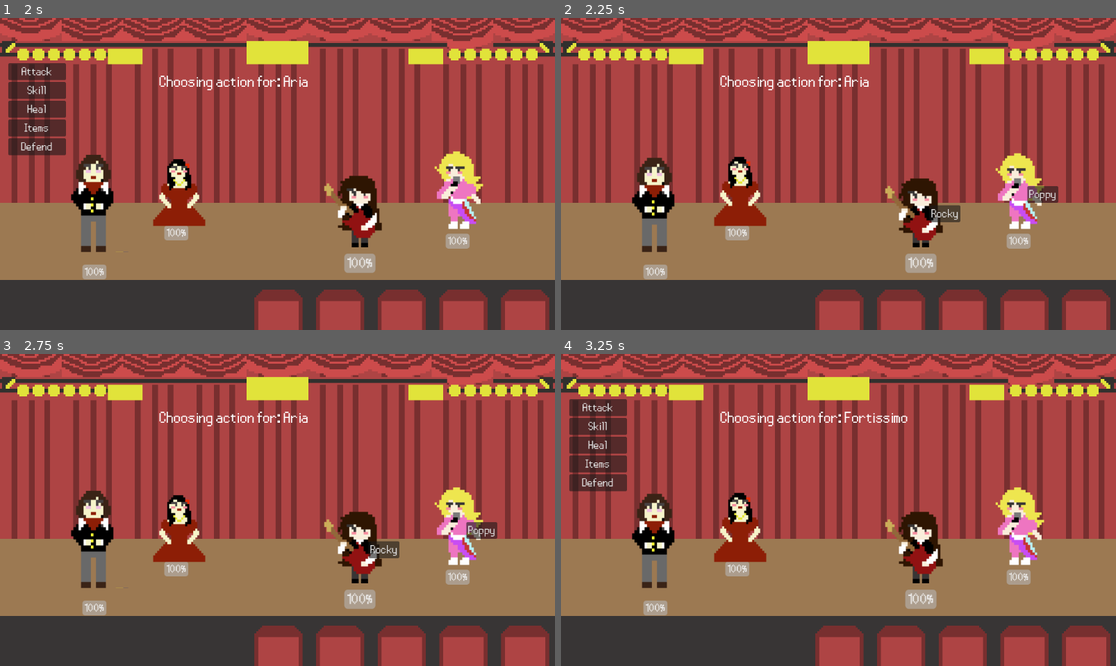
Above: before the commit, frames 1-4 (two rows, left to right).
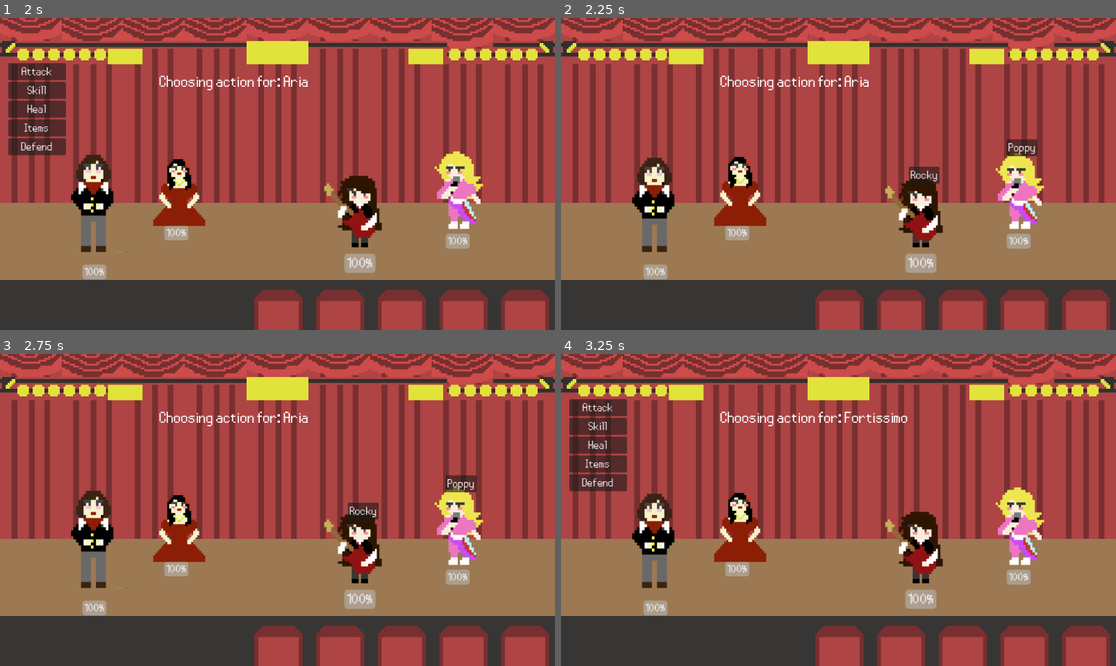
Above: after the commit, the same moments.

Repository: eevicteen/elemental-rpg-prototype
Game: Godot game, scene res://overworld/scene_manager.tscn
Same seed, same stepped clock (60 frames per second), same inputs: the game is played once before the commit and once after it. The engine's default icon, where the game draws it, is replaced by a stand-in: a white triangle on a blue panel in a dark square.
Inputs:
- Up to frame 1 (2 s): tap Enter at 0.5 s; hold Right (right) 0.53-1.28 s; hold S (down) from 1.28 s (still down)
- Up to frame 2 (2.25 s): release S (down) at 2 s; click "Attack" at 2 s
- Up to frame 3 (2.75 s): no input
- Up to frame 4 (3.25 s): click "Rocky" at 2.75 s

Frame 1 is identical in both runs. In frame 2, 1.1% of the frame differs, in the area x 62-90%, y 38-66%; in frame 3, 1.1%; in frame 4, nothing differs.

Commit message:
added base reaction architecture and vaporize implementation

Diff:
--- a/actions/action.gd
+++ b/actions/action.gd
@@ -19,8 +19,12 @@
 var is_magic := false
 var base_damage
 
+var element := 'Physical'
+var element_gauge : int
+
 #Performs the action.
 func execute(source, target):
+	#Animation
 	if source.has_node("AnimatedSprite2D"):
 		var sprite = source.get_node("AnimatedSprite2D")
 		if sprite.sprite_frames.has_animation(action_name):
@@ -32,12 +36,23 @@
 	else:
 		push_warning("No AnimatedSprite2D found on " + source.char_name)
 
+	#Healing/Buffing action
 	if is_heal:
 		await target.heal(heal_amount)
 	elif buff_action != null:
 		await target.buff(buff_action,buff_amount,buff_duration)
+
+	#Damage action
 	else:
+		var initial_damage: int
+		var final_damage: int #
 		if is_magic:
-			await target.take_damage(source.magic + base_damage + source.magic_buffs)
+			initial_damage = source.magic + base_damage + source.magic_buffs
 		else:
-			await target.take_damage(source.strength + base_damage + source.strength_buffs)
+			initial_damage = source.strength + base_damage + source.strength_buffs
+
+		final_damage = initial_damage
+
+		if element != 'Physical':
+			final_damage = await target.apply_element(element, element_gauge, initial_damage, source.magic)
+		await target.take_damage(final_damage)
--- a/actions/high_note.gd
+++ b/actions/high_note.gd
@@ -6,3 +6,5 @@
 	description = "Attack the enemy with 8 base magic damage."
 	base_damage = 8
 	is_magic = true
+	element = 'Hydro'
+	element_gauge = 1
--- a/actions/roaring_melody.gd
+++ b/actions/roaring_melody.gd
@@ -4,3 +4,6 @@
 func _init():
 	action_name = 'Roaring Melody'
 	base_damage = 10
+	element = 'Pyro'
+	element_gauge = 1
+	is_magic = true
--- a/characters/Poppy.tscn
+++ b/characters/Poppy.tscn
@@ -1,9 +1,12 @@
-[gd_scene load_steps=12 format=3 uid="uid://djw12g2j6iwfa"]
+[gd_scene load_steps=16 format=3 uid="uid://djw12g2j6iwfa"]
 
 [ext_resource type="Script" uid="uid://cbql1jrieaoti" path="res://characters/poppy.gd" id="1_c0q6a"]
 [ext_resource type="Texture2D" uid="uid://c8dnamvug121p" path="res://assets/enemy/poppy_animation.png" id="2_xhipl"]
 [ext_resource type="Script" uid="uid://0lch38krxdpp" path="res://characters/hp_bar.gd" id="3_2ship"]
 [ext_resource type="FontFile" uid="uid://cwy0807mf3rd8" path="res://assets/font/pokemon_pixel_font.ttf" id="3_xhipl"]
+[ext_resource type="Texture2D" uid="uid://ccd00fwydhknv" path="res://assets/elements/electro.png" id="5_cs41o"]
+[ext_resource type="Texture2D" uid="uid://dtiyslf2060q3" path="res://assets/elements/hydro.png" id="6_klxpf"]
+[ext_resource type="Texture2D" uid="uid://bthvvrweqttpo" path="res://assets/elements/pyro.png" id="7_nq0uj"]
 
 [sub_resource type="AtlasTexture" id="AtlasTexture_2ship"]
 atlas = ExtResource("2_xhipl")
@@ -65,6 +68,38 @@
 "speed": 6.0
 }]
 
+[sub_resource type="SpriteFrames" id="SpriteFrames_y06xw"]
+animations = [{
+"frames": [{
+"duration": 1.0,
+"texture": ExtResource("5_cs41o")
+}],
+"loop": true,
+"name": &"Electro",
+"speed": 5.0
+}, {
+"frames": [{
+"duration": 1.0,
+"texture": ExtResource("6_klxpf")
+}],
+"loop": true,
+"name": &"Hydro",
+"speed": 5.0
+}, {
+"frames": [{
+"duration": 1.0,
+"texture": ExtResource("7_nq0uj")
+}],
+"loop": true,
+"name": &"Pyro",
+"speed": 5.0
+}, {
+"frames": [],
+"loop": true,
+"name": &"none",
+"speed": 5.0
+}]
+
 [node name="Poppy" type="CharacterBody2D"]
 script = ExtResource("1_c0q6a")
 max_hp = 70
@@ -89,3 +124,12 @@
 
 [node name="TargetMarker" type="Marker2D" parent="."]
 position = Vector2(0, -99)
+
+[node name="AuraSprite" type="AnimatedSprite2D" parent="."]
+sprite_frames = SubResource("SpriteFrames_y06xw")
+animation = &"none"
+autoplay = "none"
+
+[node name="AuraGaugeDisplay" type="Label" parent="."]
+offset_right = 40.0
+offset_bottom = 23.0
--- a/characters/aria.tscn
+++ b/characters/aria.tscn
@@ -1,9 +1,12 @@
-[gd_scene load_steps=12 format=3 uid="uid://br2lmvbcnk0aw"]
+[gd_scene load_steps=16 format=3 uid="uid://br2lmvbcnk0aw"]
 
 [ext_resource type="Script" uid="uid://c3r8buecyf5lh" path="res://characters/aria.gd" id="1_lndsx"]
 [ext_resource type="Script" uid="uid://0lch38krxdpp" path="res://characters/hp_bar.gd" id="2_lndsx"]
 [ext_resource type="FontFile" uid="uid://cwy0807mf3rd8" path="res://assets/font/pokemon_pixel_font.ttf" id="3_ur20g"]
 [ext_resource type="Texture2D" uid="uid://cuvocmya354i5" path="res://assets/player/aria/aria_animation_new.png" id="4_ur20g"]
+[ext_resource type="Texture2D" uid="uid://ccd00fwydhknv" path="res://assets/elements/electro.png" id="5_l57h7"]
+[ext_resource type="Texture2D" uid="uid://dtiyslf2060q3" path="res://assets/elements/hydro.png" id="6_um0fl"]
+[ext_resource type="Texture2D" uid="uid://bthvvrweqttpo" path="res://assets/elements/pyro.png" id="7_ssidb"]
 
 [sub_resource type="AtlasTexture" id="AtlasTexture_l57h7"]
 atlas = ExtResource("4_ur20g")
@@ -65,6 +68,38 @@
 "speed": 2.0
 }]
 
+[sub_resource type="SpriteFrames" id="SpriteFrames_j2e8t"]
+animations = [{
+"frames": [{
+"duration": 1.0,
+"texture": ExtResource("5_l57h7")
+}],
+"loop": true,
+"name": &"Electro",
+"speed": 5.0
+}, {
+"frames": [{
+"duration": 1.0,
+"texture": ExtResource("6_um0fl")
+}],
+"loop": true,
+"name": &"Hydro",
+"speed": 5.0
+}, {
+"frames": [{
+"duration": 1.0,
+"texture": ExtResource("7_ssidb")
+}],
+"loop": true,
+"name": &"Pyro",
+"speed": 5.0
+}, {
+"frames": [],
+"loop": true,
+"name": &"none",
+"speed": 5.0
+}]
+
 [node name="Aria" type="CharacterBody2D"]
 script = ExtResource("1_lndsx")
 
@@ -87,3 +122,12 @@
 
 [node name="TargetMarker" type="Marker2D" parent="."]
 position = Vector2(0, -75)
+
+[node name="AuraSprite" type="AnimatedSprite2D" parent="."]
+sprite_frames = SubResource("SpriteFrames_j2e8t")
+animation = &"none"
+autoplay = "none"
+
+[node name="AuraGaugeDisplay" type="Label" parent="."]
+offset_right = 40.0
+offset_bottom = 23.0
--- a/characters/character.gd
+++ b/characters/character.gd
@@ -21,10 +21,15 @@
 @onready var healthbar: ProgressBar = null
 @onready var skills
 @onready var sprite: AnimatedSprite2D = null
+@onready var aura_sprite = $AuraSprite
+@onready var aura_gauge_display = $AuraGaugeDisplay
 @onready var turn_queue = get_parent()
 var charge_countdown = 0
 var charged_action = null
 var charged_target = null
+
+var aura = "none"
+var aura_gauge := 0
 
 var buff_list = []
 func _ready() -> void:
@@ -36,6 +41,15 @@
 		healthbar.rect_position = Vector2(0, -40)
 		healthbar.max_value = max_hp
 		healthbar.value = hp
+
+	var aura_x_offset = -30
+	var aura_y_offset = -40
+
+	if aura_sprite:
+		aura_sprite.position = Vector2(aura_x_offset, aura_y_offset)
+
+	if aura_gauge_display:
+		aura_gauge_display.rect_position = Vector2(aura_x_offset + 5, aura_y_offset + 15)
 	add_to_group("characters")
 
 # Turn execution
@@ -148,7 +162,6 @@
 		buff_list.erase(expired_buff)
 
 
-
 func handle_speed_buffs():
 	speed_buffs = 0
 	for buff in buff_list:
@@ -160,3 +173,47 @@
 			buff_list.erase(buff)
 			continue
 		buff[2] -= 1
+
+
+func apply_element(element, gauge, damage, source_magic):
+	var reaction_damage = damage
+	if aura == "none":
+		aura = element
+		aura_gauge = gauge
+		update_aura_display(aura, aura_gauge)
+		return reaction_damage
+	var reaction_key = element + ' on ' + aura
+	match reaction_key:
+		'Hydro on Pyro':
+			reaction_damage *= 1.5
+			aura_gauge -= 2*gauge
+			emit_signal("text_emitted", "Strong Vaporize! Damage increased by 50%." )
+			await get_tree().create_timer(1.0).timeout
+		'Pyro on Hydro':
+			reaction_damage *= 1.2
+			aura_gauge -= 0.5*gauge
+			emit_signal("text_emitted", "Reverse Vaporize! Damage increased by 20%." )
+			await get_tree().create_timer(1.0).timeout
+		'Electro on Hydro', 'Hydro on Electro':
+			pass #addd damage over time effect
+		'Pyro on Electro', 'Electro on Pyro':
+			#await trigger_transformative_damage(source.magic)
+			aura_gauge -= gauge
+		_:
+			aura_gauge = clamp(aura_gauge+gauge,0,4)
+	if aura_gauge <= 0:
+		aura_gauge = 0
+		aura = 'none'
+	update_aura_display(aura,aura_gauge)
+	return reaction_damage
+
+func update_aura_display(element,gauge):
+
+	if aura == 'none':
+		aura_sprite.hide()
+		aura_gauge_display.hide()
+	else:
+		aura_sprite.show()
+		aura_gauge_display.show()
+		aura_sprite.play(element)
+		aura_gauge_display.text = str(aura_gauge)
--- a/characters/character.tscn
+++ b/characters/character.tscn
@@ -1,7 +1,42 @@
-[gd_scene load_steps=3 format=3 uid="uid://bkcootcy24dop"]
+[gd_scene load_steps=7 format=3 uid="uid://bkcootcy24dop"]
 
 [ext_resource type="Script" uid="uid://bijubpyjf0y28" path="res://characters/character.gd" id="1_glpr6"]
 [ext_resource type="Script" uid="uid://0lch38krxdpp" path="res://characters/hp_bar.gd" id="2_qqr4u"]
+[ext_resource type="Texture2D" uid="uid://ccd00fwydhknv" path="res://assets/elements/electro.png" id="3_b1u1o"]
+[ext_resource type="Texture2D" uid="uid://dtiyslf2060q3" path="res://assets/elements/hydro.png" id="4_ke030"]
+[ext_resource type="Texture2D" uid="uid://bthvvrweqttpo" path="res://assets/elements/pyro.png" id="5_jfi6v"]
+
+[sub_resource type="SpriteFrames" id="SpriteFrames_f0775"]
+animations = [{
+"frames": [{
+"duration": 1.0,
+"texture": ExtResource("3_b1u1o")
+}],
+"loop": true,
+"name": &"Electro",
+"speed": 5.0
+}, {
+"frames": [{
+"duration": 1.0,
+"texture": ExtResource("4_ke030")
+}],
+"loop": true,
+"name": &"Hydro",
+"speed": 5.0
+}, {
+"frames": [{
+"duration": 1.0,
+"texture": ExtResource("5_jfi6v")
+}],
+"loop": true,
+"name": &"Pyro",
+"speed": 5.0
+}, {
+"frames": [],
+"loop": true,
+"name": &"none",
+"speed": 5.0
+}]
 
 [node name="Character" type="CharacterBody2D"]
 script = ExtResource("1_glpr6")
@@ -12,3 +47,12 @@
 offset_right = 4.0
 offset_bottom = 27.0
 script = ExtResource("2_qqr4u")
+
+[node name="AuraSprite" type="AnimatedSprite2D" parent="."]
+sprite_frames = SubResource("SpriteFrames_f0775")
+animation = &"none"
+autoplay = "none"
+
+[node name="AuraGaugeDisplay" type="Label" parent="."]
+offset_right = 40.0
+offset_bottom = 23.0
--- a/characters/fortissimo.tscn
+++ b/characters/fortissimo.tscn
@@ -1,9 +1,12 @@
-[gd_scene load_steps=14 format=3 uid="uid://c2xsv2ichj2v1"]
+[gd_scene load_steps=18 format=3 uid="uid://c2xsv2ichj2v1"]
 
 [ext_resource type="Script" uid="uid://uld3c680fbar" path="res://characters/fortissimo.gd" id="1_f658i"]
 [ext_resource type="Script" uid="uid://0lch38krxdpp" path="res://characters/hp_bar.gd" id="3_a5evf"]
 [ext_resource type="FontFile" uid="uid://cwy0807mf3rd8" path="res://assets/font/pokemon_pixel_font.ttf" id="3_a5kpm"]
 [ext_resource type="Texture2D" uid="uid://bd1vthmvtipg2" path="res://assets/player/fortissimo/fortissimo_animation.png" id="4_a5kpm"]
+[ext_resource type="Texture2D" uid="uid://ccd00fwydhknv" path="res://assets/elements/electro.png" id="5_3gfv0"]
+[ext_resource type="Texture2D" uid="uid://dtiyslf2060q3" path="res://assets/elements/hydro.png" id="6_fkrnv"]
+[ext_resource type="Texture2D" uid="uid://bthvvrweqttpo" path="res://assets/elements/pyro.png" id="7_b5l04"]
 
 [sub_resource type="AtlasTexture" id="AtlasTexture_2ys6i"]
 atlas = ExtResource("4_a5kpm")
@@ -84,6 +87,38 @@
 "speed": 2.0
 }]
 
+[sub_resource type="SpriteFrames" id="SpriteFrames_2ys6i"]
+animations = [{
+"frames": [{
+"duration": 1.0,
+"texture": ExtResource("5_3gfv0")
+}],
+"loop": true,
+"name": &"Electro",
+"speed": 5.0
+}, {
+"frames": [{
+"duration": 1.0,
+"texture": ExtResource("6_fkrnv")
+}],
+"loop": true,
+"name": &"Hydro",
+"speed": 5.0
+}, {
+"frames": [{
+"duration": 1.0,
+"texture": ExtResource("7_b5l04")
+}],
+"loop": true,
+"name": &"Pyro",
+"speed": 5.0
+}, {
+"frames": [],
+"loop": true,
+"name": &"none",
+"speed": 5.0
+}]
+
 [node name="Fortissimo" type="CharacterBody2D"]
 script = ExtResource("1_f658i")
 
@@ -105,3 +140,12 @@
 
 [node name="TargetMarker" type="Marker2D" parent="."]
 position = Vector2(0, -128)
+
+[node name="AuraSprite" type="AnimatedSprite2D" parent="."]
+sprite_frames = SubResource("SpriteFrames_2ys6i")
+animation = &"none"
+autoplay = "none"
+
+[node name="AuraGaugeDisplay" type="Label" parent="."]
+offset_right = 40.0
+offset_bottom = 23.0
--- a/characters/rocky.tscn
+++ b/characters/rocky.tscn
@@ -1,9 +1,12 @@
-[gd_scene load_steps=12 format=3 uid="uid://bskvj55m61lk1"]
+[gd_scene load_steps=16 format=3 uid="uid://bskvj55m61lk1"]
 
 [ext_resource type="Script" uid="uid://cn1umyvjidolv" path="res://characters/rocky.gd" id="1_tt6rw"]
 [ext_resource type="Script" uid="uid://0lch38krxdpp" path="res://characters/hp_bar.gd" id="3_8vdtn"]
 [ext_resource type="FontFile" uid="uid://cwy0807mf3rd8" path="res://assets/font/pokemon_pixel_font.ttf" id="3_txr1g"]
 [ext_resource type="Texture2D" uid="uid://ddnk13ykv0yqb" path="res://assets/enemy/rocky_animation.png" id="4_txr1g"]
+[ext_resource type="Texture2D" uid="uid://ccd00fwydhknv" path="res://assets/elements/electro.png" id="5_tj2sy"]
+[ext_resource type="Texture2D" uid="uid://dtiyslf2060q3" path="res://assets/elements/hydro.png" id="6_sub1q"]
+[ext_resource type="Texture2D" uid="uid://bthvvrweqttpo" path="res://assets/elements/pyro.png" id="7_lnn2e"]
 
 [sub_resource type="AtlasTexture" id="AtlasTexture_tj2sy"]
 atlas = ExtResource("4_txr1g")
@@ -65,6 +68,38 @@
 "speed": 6.0
 }]
 
+[sub_resource type="SpriteFrames" id="SpriteFrames_ieudm"]
+animations = [{
+"frames": [{
+"duration": 1.0,
+"texture": ExtResource("5_tj2sy")
+}],
+"loop": true,
+"name": &"Electro",
+"speed": 5.0
+}, {
+"frames": [{
+"duration": 1.0,
+"texture": ExtResource("6_sub1q")
+}],
+"loop": true,
+"name": &"Hydro",
+"speed": 5.0
+}, {
+"frames": [{
+"duration": 1.0,
+"texture": ExtResource("7_lnn2e")
+}],
+"loop": true,
+"name": &"Pyro",
+"speed": 5.0
+}, {
+"frames": [],
+"loop": true,
+"name": &"none",
+"speed": 5.0
+}]
+
 [node name="Rocky" type="CharacterBody2D"]
 script = ExtResource("1_tt6rw")
 speed = 9
@@ -85,3 +120,12 @@
 
 [node name="TargetMarker" type="Marker2D" parent="."]
 position = Vector2(0, -75)
+
+[node name="AuraSprite" type="AnimatedSprite2D" parent="."]
+sprite_frames = SubResource("SpriteFrames_ieudm")
+animation = &"none"
+autoplay = "none"
+
+[node name="AuraGaugeDisplay" type="Label" parent="."]
+offset_right = 40.0
+offset_bottom = 23.0
--- a/combat/battle_scene.tscn
+++ b/combat/battle_scene.tscn
@@ -860,10 +860,10 @@
 anchor_top = 0.144
 anchor_right = 0.05
 anchor_bottom = 0.205
-offset_left = -0.432001
-offset_top = -0.312004
-offset_right = 0.399998
-offset_bottom = 0.159988
+offset_left = -18.432
+offset_top = -93.312
+offset_right = -17.6
+offset_bottom = -92.84
 theme = ExtResource("15_wy2mt")
 metadata/_edit_use_anchors_ = true
 
--- a/combat/battle_ui.gd
+++ b/combat/battle_ui.gd
@@ -179,10 +179,9 @@
 			push_warning("AnimatedSprite2D for %s has no valid animation!" % char.name)
 
 	# Compute button position
-	var target_marker = char.get_node_or_null("TargetMarker")
-
-	btn.position = target_marker.global_position
-	print(target_marker.global_position)
+	var btn_length = btn.text.length() * 10
+	var char_pos = char.global_position
+	btn.position = char_pos - Vector2(btn_length / 2, sprite_height / 2 + 20)
 
 	target_panel.add_child(btn)
 
--- a/ui/skills_screen.gd
+++ b/ui/skills_screen.gd
@@ -38,7 +38,7 @@
 		if skill.is_heal:
 			skill_value_label.text = "Heal Amount: " + str(skill.heal_amount)
 		elif skill.buff_action != null:
-			skill_value_label.text = skill.buff_action + " Buff Amount: " + str(skill.buff_amount)
+			skill_value_label.text = "Buff Amount: " + str(skill.buff_amount)
 		else:
 			var add_on : String
 			if skill.is_magic: add_on = " + MAG"
Binary file added: assets/elements/electro.png
Not shown, added: assets/elements/electro.png.import
Binary file added: assets/elements/hydro.png
Not shown, added: assets/elements/hydro.png.import
Binary file added: assets/elements/pyro.png
Not shown, added: assets/elements/pyro.png.import
